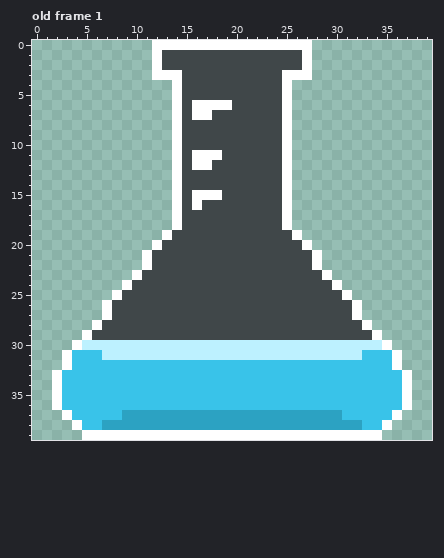
One commit to this pixel-art file: public/assets/ui/mutation/custom icon.aseprite. The picture above is the old version.
40x40 pixels, 1 frame. Shown: old frame 1. The commit also changed other frames, which this record leaves out.
After:
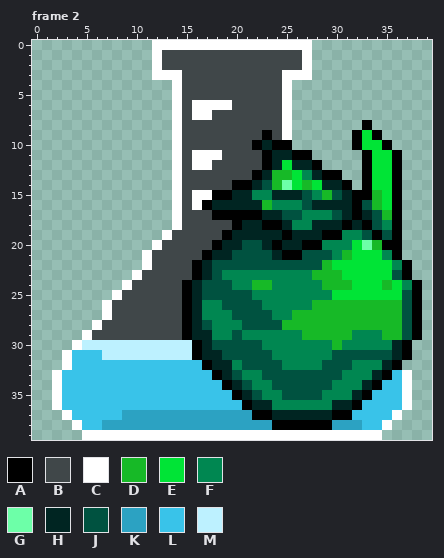
Palette (. is transparent): A #000000  B #404749  C #ffffff  D #17b927  E #00e436  F #008751  G #6dffa8  H #002522  J #005240  K #2ca2c2  L #39c3e9  M #bdf1ff
A new or re-ordered frame is compared with the old frame closest to it.
Changes in this commit:
frames 1 -> 4
layer "glass" added
layer "Layer 4" added
layer "Layer 1" now shown
layer "Layer 5" added
layer "Layer 2" removed
Frame 2 is new; against old frame 1, layers "Layer 5", "Layer 1", "Layer 4":
y 8: x 33 . -> A
y 9: x 23 B -> A; x 32..34 ... -> AEA
y 10: x 22..25 BBBC -> AHAA; x 32..35 .... -> AEEA
y 11: x 23..27 BBC.. -> AHHAA; x 33..36 .... -> AEEA
y 12: x 23..28 BBC... -> AHEHHA; x 33..36 .... -> AEEA
y 13: x 22..30 BBBC..... -> AHDDEFHAA; x 33..36 .... -> AEEA
y 14: x 20..31 BBBBBC...... -> AAHJDGEDEHHA; x 33..36 .... -> AEEA
y 15: x 18..36 CBBBBBBC........... -> AAHHFFHHHJFDJHAADEA
y 16: x 17..36 BBBBBBBBC........... -> AHHHHHDFFFJHHHHAJDEA
y 17: x 18..36 BBBBBBBC........... -> AAAAAHHJJFFFJHAHJDA
y 18: x 20..36 BBBBBC........... -> AHHAAHFFHHHAHAJFA
y 19: x 19..36 BBBBBBBC.......... -> AHHHHHAHHHAAFFJAJA
y 20: x 18..36 BBBBBBBBBC......... -> AHHJJHAHHAAFFFEGDAA
y 21: x 17..36 BBBBBBBBBBBC........ -> AHHJJJJHAAJJJFDEEEFA
y 22: x 16..37 BBBBBBBBBBBBC......... -> AHJJJJJJJJJJJDEEEEEEFA
y 23: x 16..37 BBBBBBBBBBBBBC........ -> AHJFFFFFFFFFDDDEEEEEJA
y 24: x 15..38 BBBBBBBBBBBBBBBC........ -> AHJJJFFDDFFFFFDDDEEEDEFA
y 25: x 15..38 BBBBBBBBBBBBBBBBC....... -> AHJJJJJFFFFFFFFEEEEEEEJA
y 26: x 15..38 BBBBBBBBBBBBBBBBBC...... -> AHFFJJJJFFFFFDDDDDDDDDJA
y 27: x 15..38 BBBBBBBBBBBBBBBBBC...... -> AHFFFJJJJFFDDDDDDDDDDDJA
y 28: x 15..38 BBBBBBBBBBBBBBBBBBC..... -> AHJFFFJJJJDDDDDDDDDDDDJA
y 29: x 15..38 BBBBBBBBBBBBBBBBBBBC.... -> AHHFFJFFFFFFDDDDDFFFDDJA
y 30: x 16..37 MMMMMMMMMMMMMMMMMMMC.. -> AHJJJJJFFFFFFFDFFFFFHA
y 31: x 16..37 MMMMMMMMMMMMMMMMMLLLC. -> AHHJJJJJFFFFFFJJJJJJHA
y 32: x 17..36 LLLLLLLLLLLLLLLLLLLC -> AHHFJJJJFFFFJJJFFFHA
y 33: x 18..35 LLLLLLLLLLLLLLLLLL -> AHJFFJJJJJJJJFFFHA
y 34: x 19..34 LLLLLLLLLLLLLLLL -> AHJFFJJJJJJFFFHA
y 35: x 20..33 LLLLLLLLLLLLLL -> AHJFFJJJJFFFHA
y 36: x 21..32 LLLLLLLLLLLL -> AHHFFFFFFHHA
y 37: x 22..31 KKKKKKKKKL -> AAHHHHHHAA
y 38: x 24..29 KKKKKK -> AAAAAA
